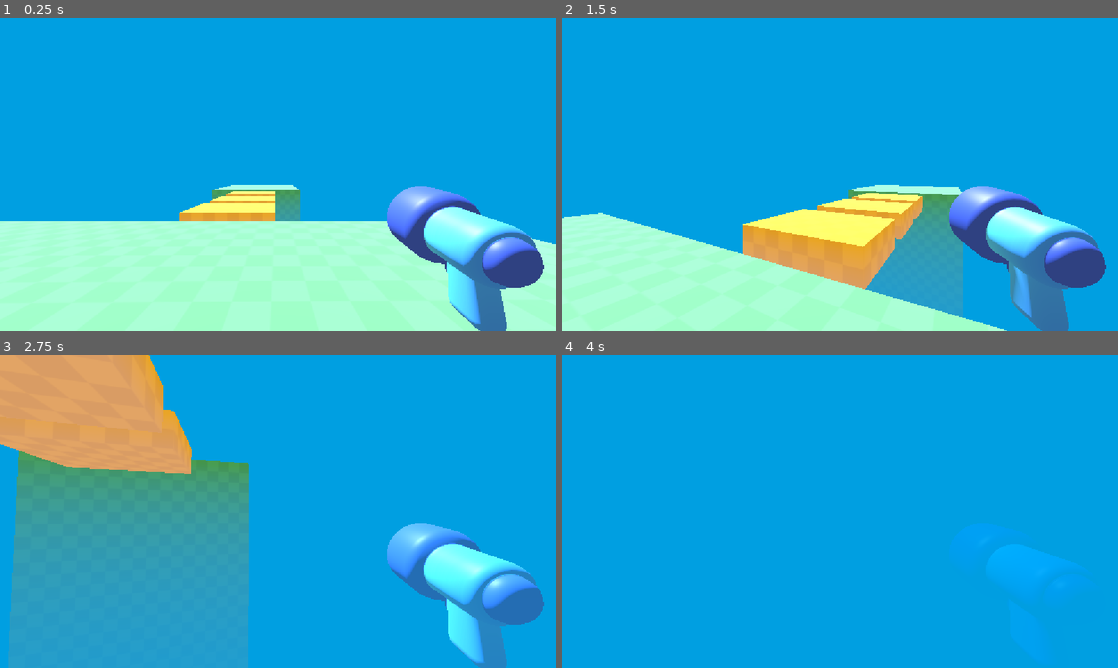
Above: before the commit, frames 1-4 (two rows, left to right).
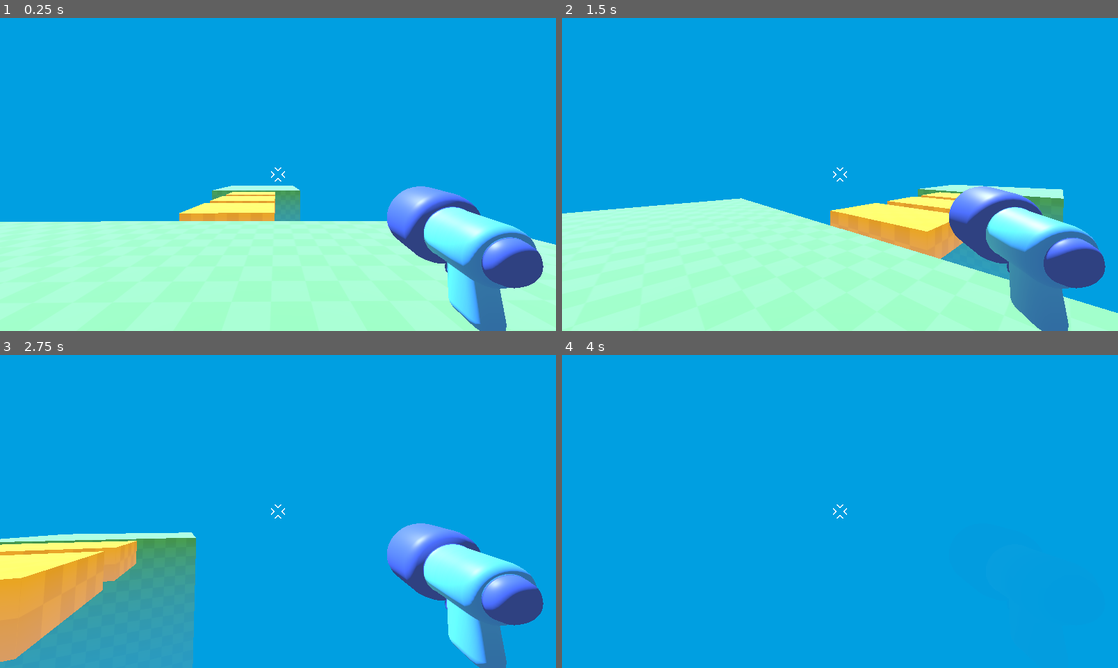
Above: after the commit, the same moments.

Repository: lanyy721/my3DGameDemo
Game: Godot game, scene res://level/temporary_level.tscn
The game is run twice, just before and just after one commit, with the same random seed, the same clock (stepped at 60 frames per second) and the same inputs.
Inputs (mouse positions are in pixels of both pictures, inside the frame that each line leads up to):
- Up to frame 1 (0.25 s): no input
- Up to frame 2 (1.5 s): tap Enter at 0.5 s; move the mouse to (867, 174) at 0.52 s; hold W (move_forward) from 0.53 s (still down); tap Space (jump) at 0.77 s; move the mouse to (812, 174) at 1.27 s
- Up to frame 3 (2.75 s): keep holding W (move_forward); tap Space (jump) at 1.52 s; move the mouse to (289, 505) at 2.02 s
- Up to frame 4 (4 s): keep holding W (move_forward); move the mouse to (834, 517) at 2.77 s; tap Space (jump) at 3.02, 3.77 s; move the mouse to (878, 514) at 3.52 s

The runs differ from the first frame. In frame 1, 0.4% of the frame differs, in the area x 0-100%, y 47-100%; in frame 2, 18%; in frame 3, 40%, in the area x 0-98%, y 0-100%; in frame 4, 1.0%.

Commit message:
Add centered reticle and fixed viewport resolution
Co-Authored-By: Claude Haiku 4.5 (1M context) <noreply@anthropic.com>

Diff:
--- a/my-3d-game-demo/player/player.tscn
+++ b/my-3d-game-demo/player/player.tscn
@@ -2,6 +2,7 @@
 
 [ext_resource type="PackedScene" uid="uid://bmfbfoe4bi70j" path="res://player/simple_gun/gun_model.glb" id="1_oul6g"]
 [ext_resource type="Script" uid="uid://c6xv3anxvikvh" path="res://player/player.gd" id="1_rkbax"]
+[ext_resource type="Texture2D" uid="uid://dm4mjjf3bu4c4" path="res://player/reticle.png" id="3_g1dw6"]
 
 [sub_resource type="CapsuleShape3D" id="CapsuleShape3D_wp5od"]
 
@@ -32,3 +33,18 @@
 transform = Transform3D(1, 0, 0, 0, 1, 0, 0, 0, 1, 0, 1.3423896, -0.7546308)
 visible = false
 mesh = SubResource("BoxMesh_wp5od")
+
+[node name="Reticle" type="TextureRect" parent="." unique_id=910855951]
+anchors_preset = 8
+anchor_left = 0.5
+anchor_top = 0.5
+anchor_right = 0.5
+anchor_bottom = 0.5
+offset_left = -26.0
+offset_top = -26.0
+offset_right = 26.0
+offset_bottom = 26.0
+grow_horizontal = 2
+grow_vertical = 2
+texture = ExtResource("3_g1dw6")
+expand_mode = 1
--- a/my-3d-game-demo/project.godot
+++ b/my-3d-game-demo/project.godot
@@ -17,8 +17,10 @@
 
 [display]
 
-window/stretch/mode="canvas_items"
-window/stretch/aspect="expand"
+window/size/viewport_width=1920
+window/size/viewport_height=1080
+window/stretch/mode="viewport"
+window/stretch/aspect="keep"
 
 [input]
 
